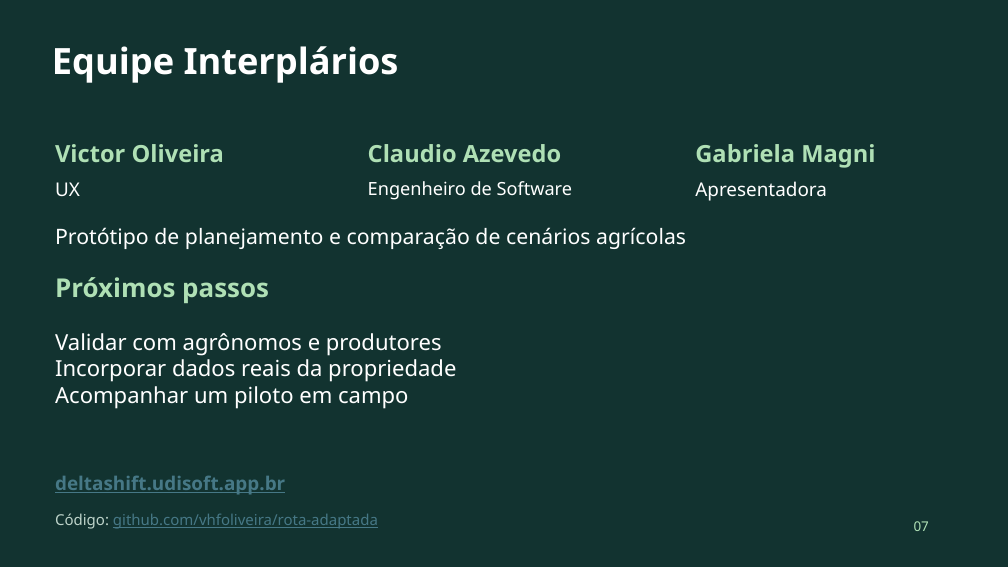
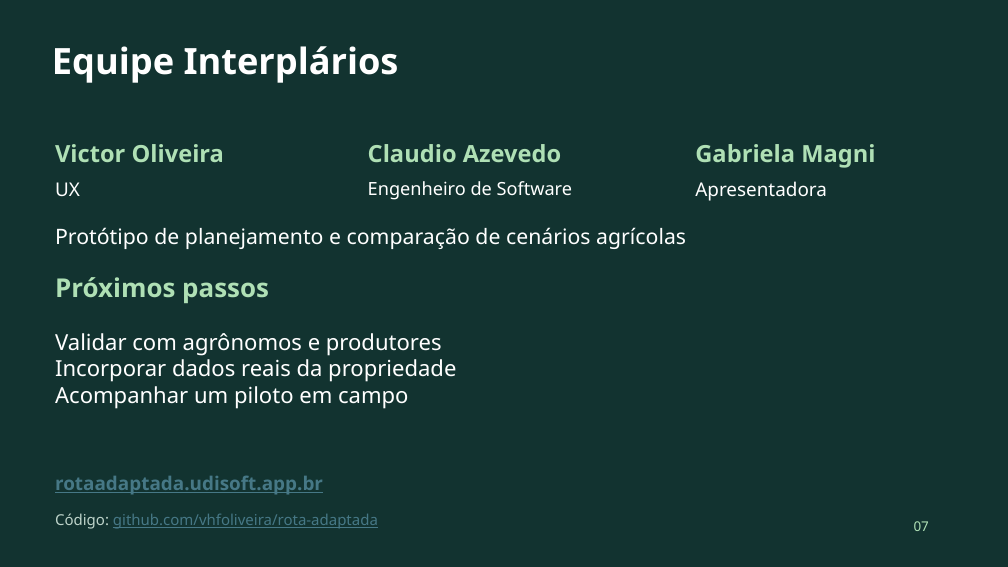
Before and after one commit to vhfoliveira/rota-adaptada, a slide deck: slide 7 of tmp/pitch/candidate.pptx. Drawn at 1008x567 pixels with LibreOffice and Linux fonts; fonts in the diff are those of the drawing. Boxes give left, top, right and bottom in pixels: in the first picture for what was removed or moved away, otherwise in the second. Text is boxed around its words. In the diff, an @@ line names an element or a change of style, - is before the commit and + after.

```diff
--- a/tmp/pitch/candidate.pptx
+++ b/tmp/pitch/candidate.pptx
@@ text at (x1=55, y1=476, x2=323, y2=495): text changed @@
-deltashift.udisoft.app.br
+rotaadaptada.udisoft.app.br
```
Also in this commit, not shown: 1 other slide changed, 8 other files.
